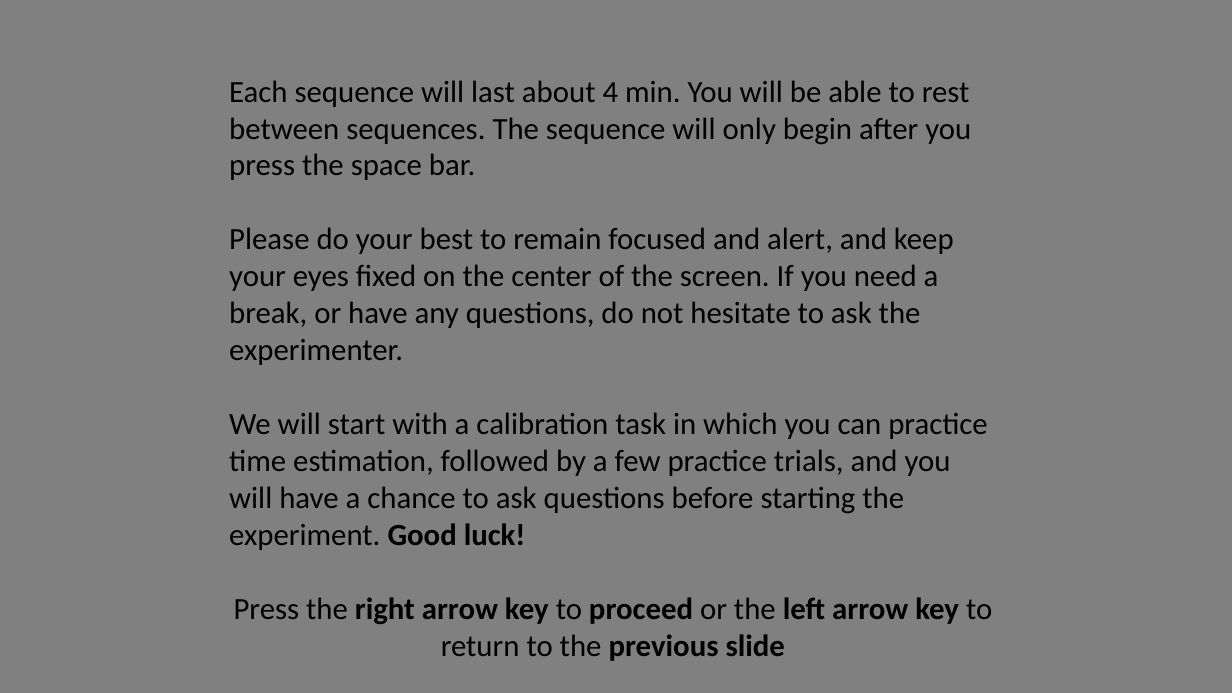
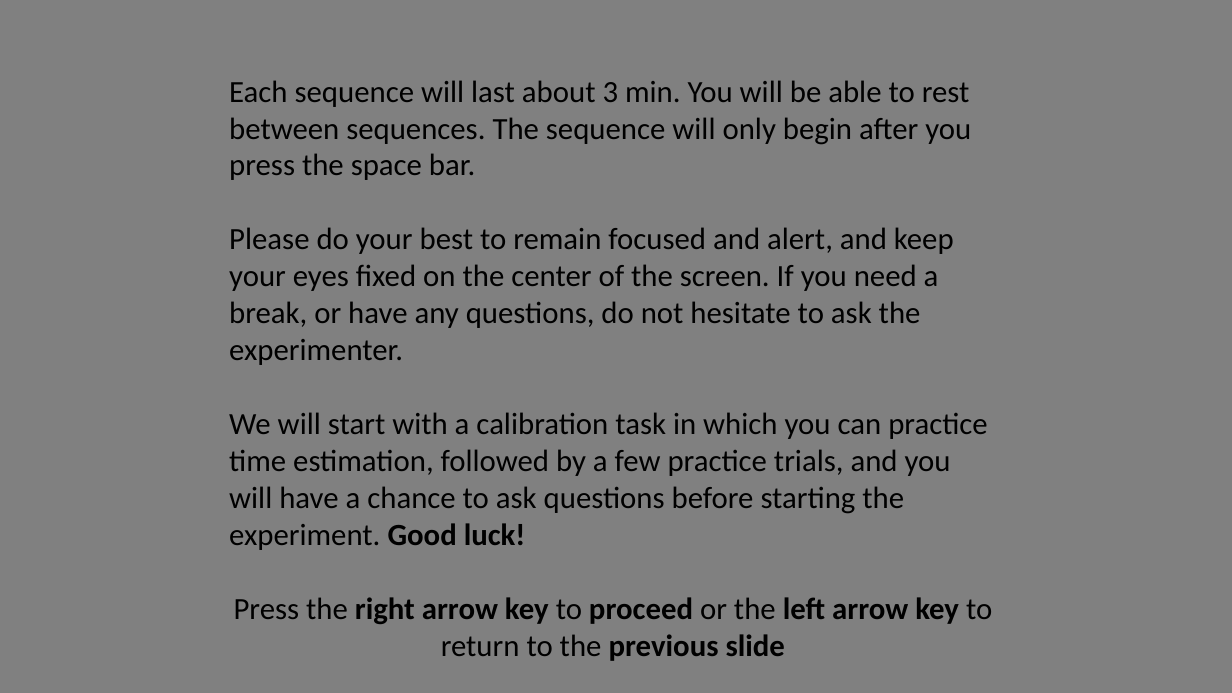
Before and after one commit to NCCLabMPI/Reconstructed_time_experiment, a slide deck: slide 11 of instructions/Instructions.pptx (slide 9 before the commit). Drawn at 1232x693 pixels with LibreOffice and Linux fonts; fonts in the diff are those of the drawing. Boxes give left, top, right and bottom in pixels: in the first picture for what was removed or moved away, otherwise in the second. Text is boxed around its words. In the diff, an @@ line names an element or a change of style, - is before the commit and + after.

```diff
--- a/instructions/Instructions.pptx
+++ b/instructions/Instructions.pptx
@@ text at [229,80,971,180]: text changed @@
-Each sequence will last about 4 min. You will be able to rest between sequences. The sequence will only begin after you press the space bar.
+Each sequence will last about 3 min. You will be able to rest between sequences. The sequence will only begin after you press the space bar.
```
Also in this commit, not shown: 1 other slide changed, 2 slides added, 8 other files.
